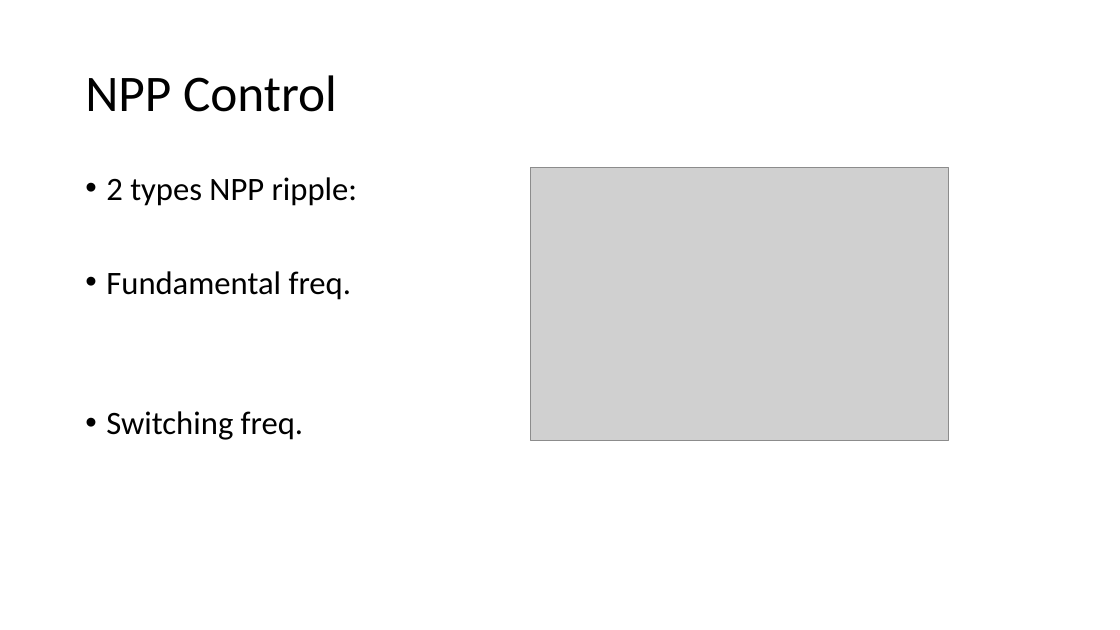
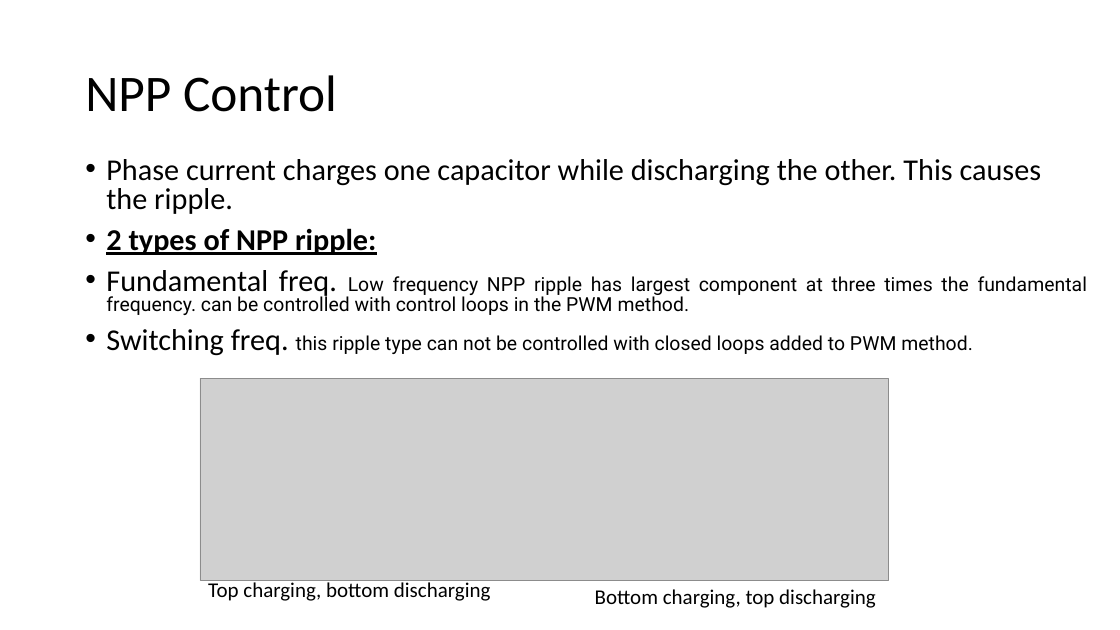
Before and after one commit to ahmetcan-akuz/Thesis, a slide deck: slide 13 of Reports/3-Level NPC Inverter Structure.pptx. Drawn at 1120x630 pixels with LibreOffice and Linux fonts; fonts in the diff are those of the drawing; grey boxes stand for pictures. Boxes give left, top, right and bottom in pixels: in the first picture for what was removed or moved away, otherwise in the second. Text is boxed around its words. In the diff, an @@ line names an element or a change of style, - is before the commit and + after.

Commit message:
DC Link Control

```diff
--- a/Reports/3-Level NPC Inverter Structure.pptx
+++ b/Reports/3-Level NPC Inverter Structure.pptx
@@ text at bbox=[106, 159, 1087, 356]: text changed; size 28 to 16.6 pt; font Calibri to Roboto @@
-• 2 types NPP ripple:
-• Fundamental freq.
-• Switching freq.
+• Phase current charges one capacitor while discharging the other. This causes the ripple.
+• 2 types of NPP ripple:
+• Fundamental freq. Low frequency NPP ripple has largest component at three times the fundamental frequency. can be controlled with control loops in the PWM method.
+• Switching freq. this ripple type can not be controlled with closed loops added to PWM method.
@@ picture removed at bbox=[531, 168, 949, 441] @@
@@ picture added at bbox=[200, 378, 889, 581] @@
@@ text added at bbox=[208, 579, 491, 601], 18 pt, text #000000 @@
+Top charging, bottom discharging
@@ text added at bbox=[595, 589, 876, 608], 18 pt, text #000000 @@
+Bottom charging, top discharging
```
Also in this commit, not shown: 2 slides added, 1 other file.
